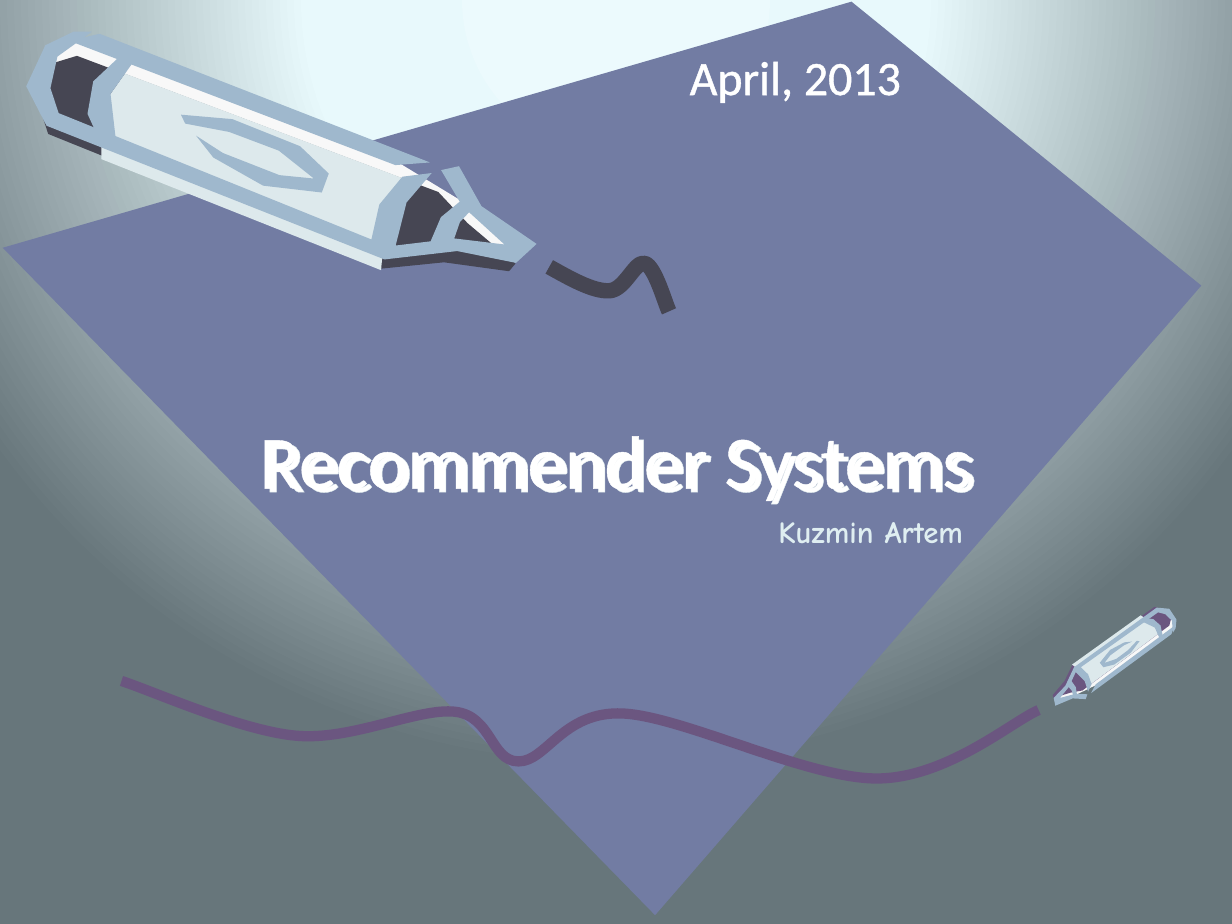
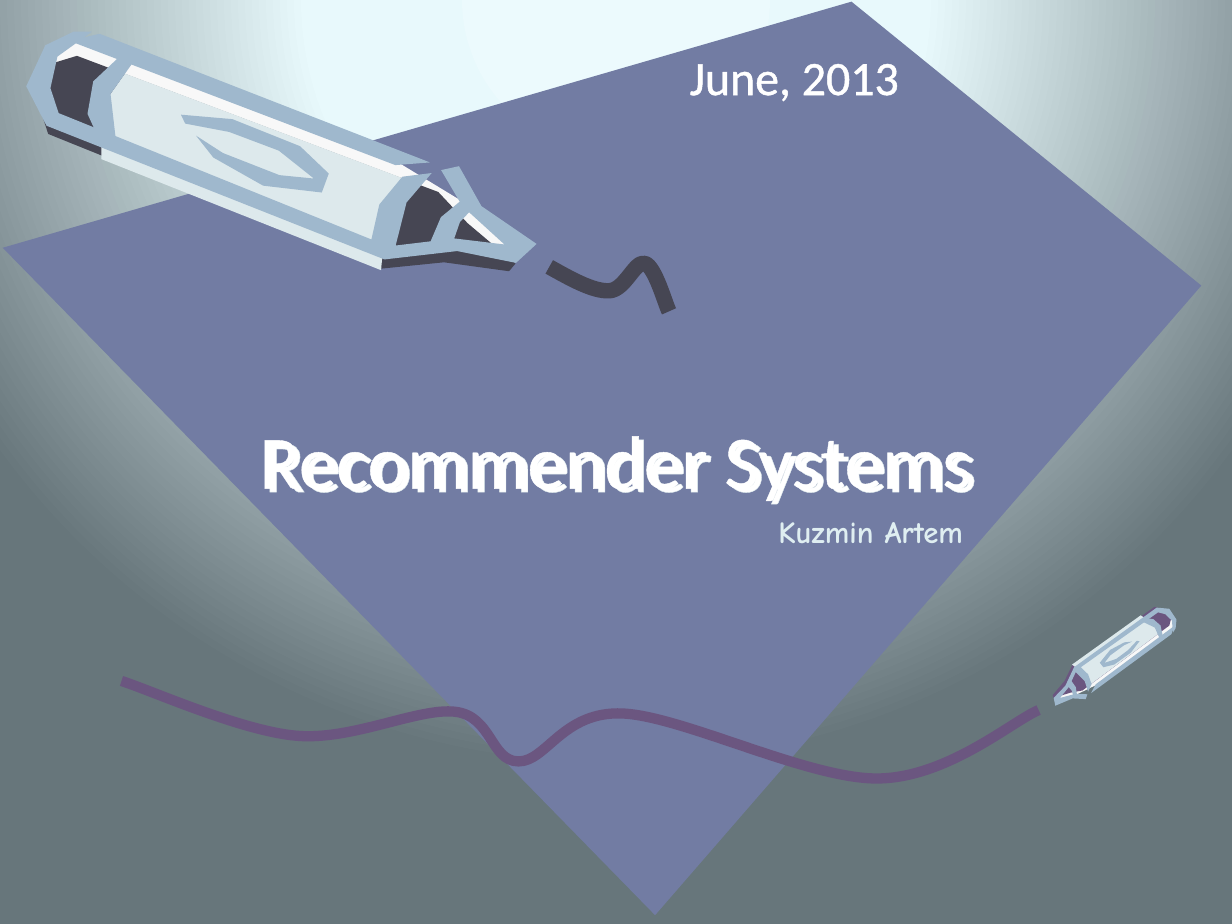
Before and after one commit to arkuzmin/english, a slide deck: slide 1 of presentations/recommender-systems/recommender_systems.pptx. Drawn at 1232x924 pixels with LibreOffice and Linux fonts; fonts in the diff are those of the drawing. Boxes give left, top, right and bottom in pixels: in the first picture for what was removed or moved away, otherwise in the second. Text is boxed around its words. In the diff, an @@ line names an element or a change of style, - is before the commit and + after.

```diff
--- a/presentations/recommender-systems/recommender_systems.pptx
+++ b/presentations/recommender-systems/recommender_systems.pptx
@@ text at [690,64,899,102]: text changed @@
-April, 2013
+June, 2013
```
Also in this commit, not shown: 2 other files.
